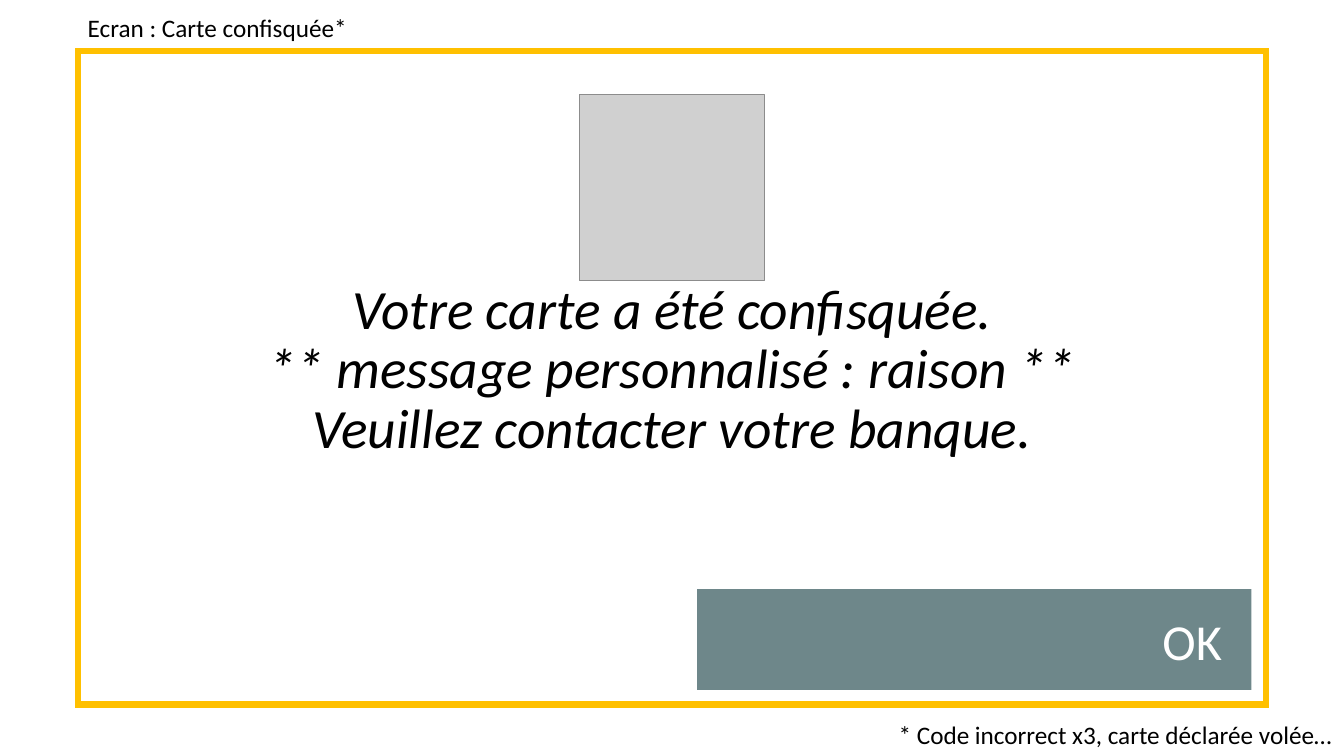
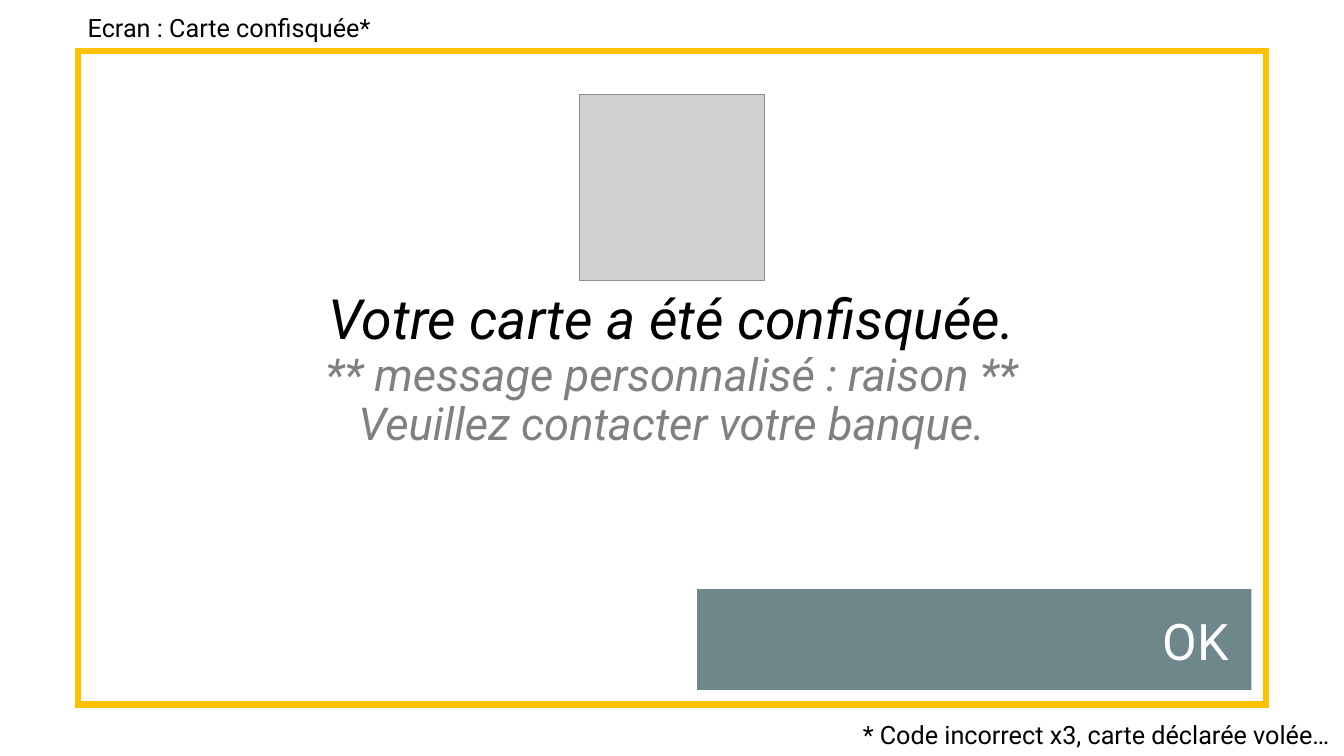
Before and after one commit to Whyuki/CDA_2005, a slide deck: slide 6 of FOAD_Unified_Process/GAB/maquettage et diagramme de navigabilité_GAB_retirer de l'argent dont s'identifier.pptx. Drawn at 1344x756 pixels with LibreOffice and Linux fonts; fonts in the diff are those of the drawing; grey boxes stand for pictures. Boxes give left, top, right and bottom in pixels: in the first picture for what was removed or moved away, otherwise in the second. Text is boxed around its words. In the diff, an @@ line names an element or a change of style, - is before the commit and + after.

Commit message:
UP _ exo GAB update ecran code incorrect

```diff
--- a/FOAD_Unified_Process/GAB/maquettage et diagramme de navigabilité_GAB_retirer de l'argent dont s'identifier.pptx
+++ b/FOAD_Unified_Process/GAB/maquettage et diagramme de navigabilité_GAB_retirer de l'argent dont s'identifier.pptx
@@ font Calibri to Roboto in 3 elements at [1162, 623, 1228, 661], [880, 725, 1329, 748], [88, 18, 370, 42] @@
@@ title "Votre carte a été confisquée. ..." at [329, 296, 1014, 449]: size 39.6 to 32.4 pt, text colour #000000 to #808080 in "** message personnalisé : raison ** Veuillez ..."; font Calibri to Roboto @@
@@ text "* Code incorrect x3, carte ...": place and size @@
-text "* Code incorrect x3, carte ..." at [917, 726, 1332, 747]
+text "* Code incorrect x3, carte ..." at [880, 725, 1329, 748]
```
Also in this commit, not shown: 3 other slides changed, 2 other files.
